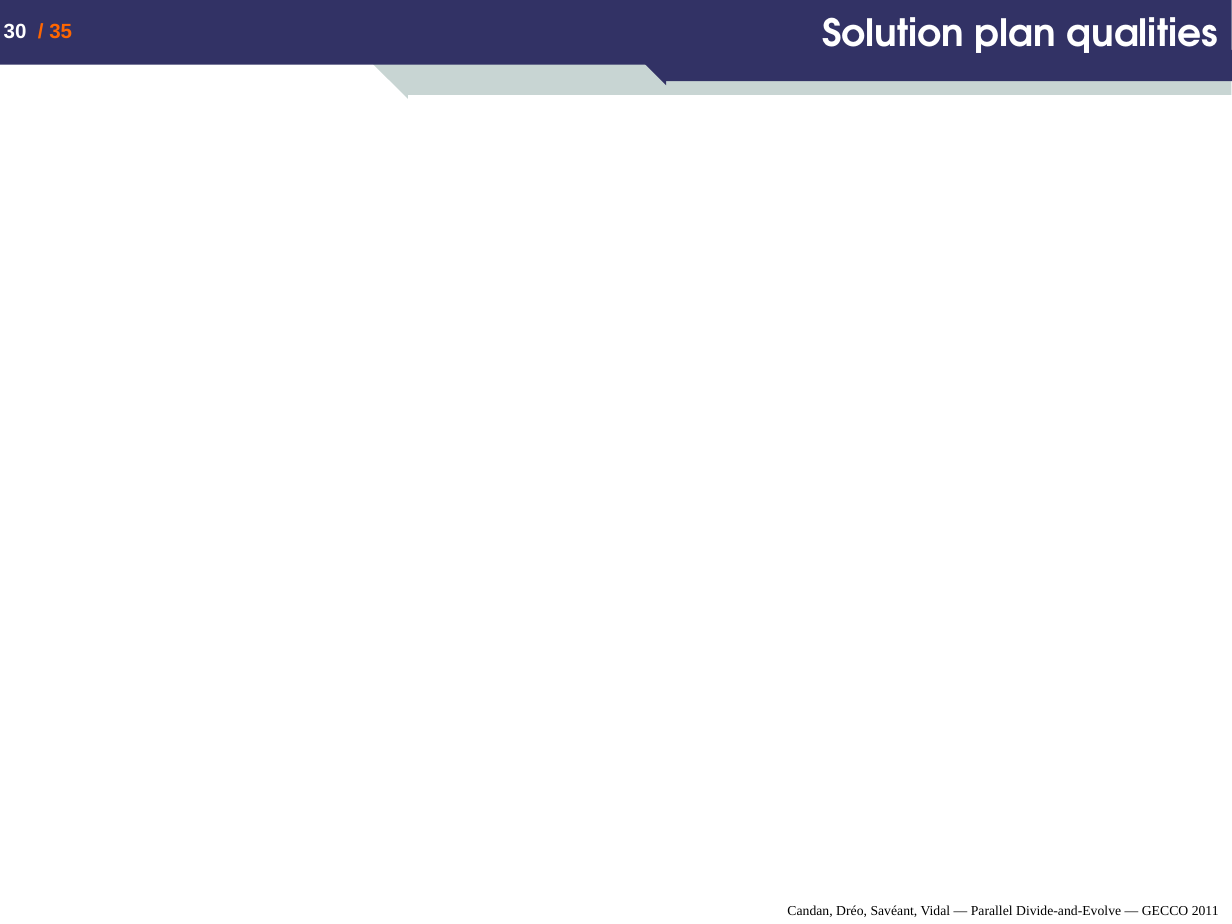
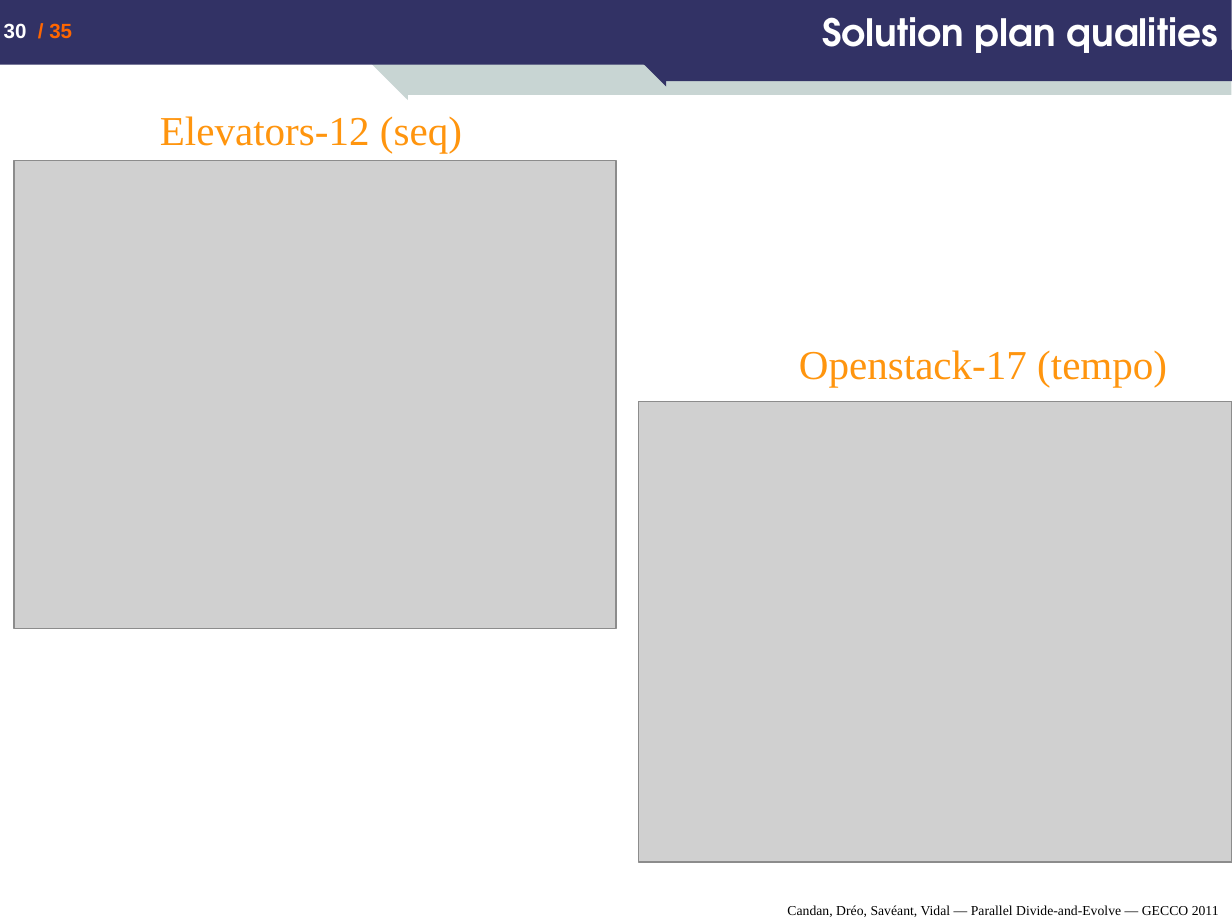
Before and after one commit to nojhan/descarwin, a slide deck: slide 30 of papers/GECCO2011/dae_mt/Candan-Dreo-Saveant-Vidal_Parallel-Divide-and-Evolve_GECCO-2011.ppt. Drawn at 1232x924 pixels with LibreOffice and Linux fonts; fonts in the diff are those of the drawing; grey boxes stand for pictures. Boxes give left, top, right and bottom in pixels: in the first picture for what was removed or moved away, otherwise in the second. Text is boxed around its words. In the diff, an @@ line names an element or a change of style, - is before the commit and + after.

```diff
--- a/papers/GECCO2011/dae_mt/Candan-Dreo-Saveant-Vidal_Parallel-Divide-and-Evolve_GECCO-2011.ppt
+++ b/papers/GECCO2011/dae_mt/Candan-Dreo-Saveant-Vidal_Parallel-Divide-and-Evolve_GECCO-2011.ppt
@@ text added at [160,116,462,153], 24 pt, text #FF950E @@
+Elevators-12 (seq)
@@ picture added at [14,160,616,628] @@
@@ text added at [799,350,1167,387], 24 pt, text #FF950E @@
+Openstack-17 (tempo)
@@ picture added at [639,402,1232,862] @@
```
Also in this commit, not shown: 17 other slides changed.
